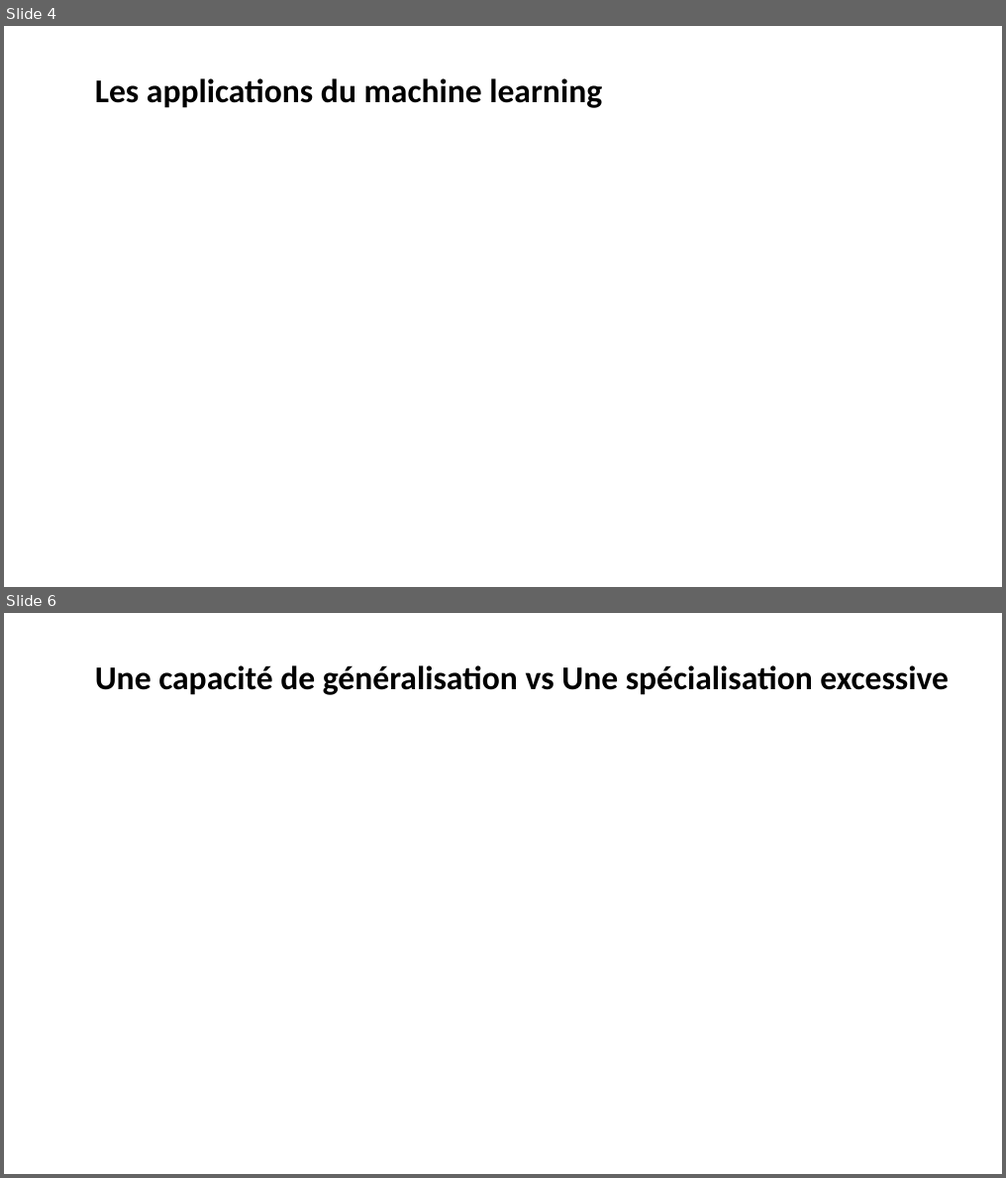
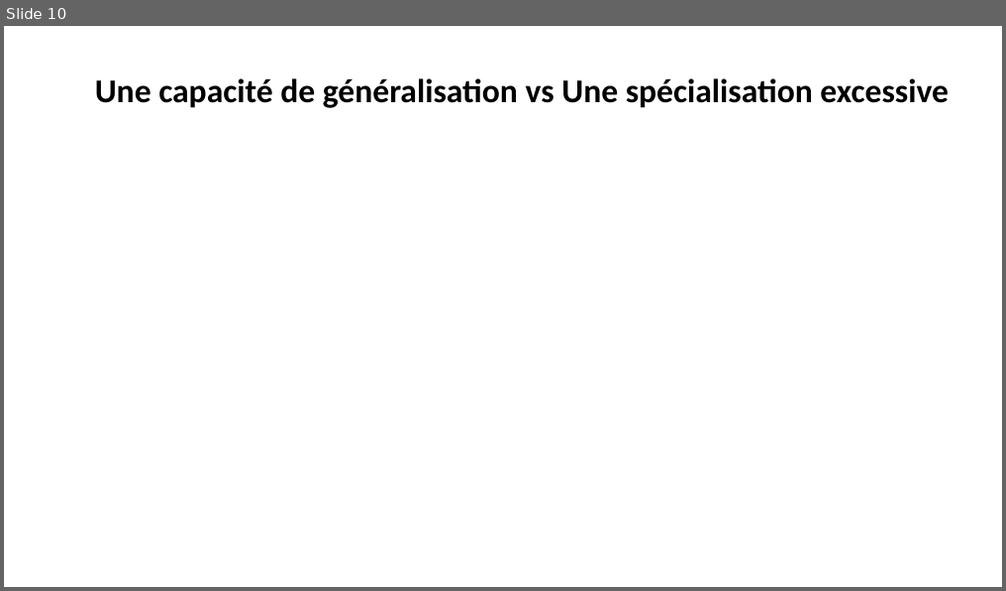
Before and after one commit to laurentprudhon/cours-deeplearning-2020, a slide deck: slides/02_production.pptx. Shown one above the other, each under a label of ours: slides 4 and 6 before the commit, slide 10 after it; the slides between them are not shown. The pictures are 1006x1178 and 1006x591 pixels, drawn with LibreOffice and Linux fonts; fonts in the diff are those of the drawing. Boxes give left, top, right and bottom in pixels: in the first picture for what was removed or moved away, otherwise in the second. Text is boxed around its words. In the diff, an @@ line names an element or a change of style, - is before the commit and + after.

```diff
--- a/slides/02_production.pptx
+++ b/slides/02_production.pptx
@@ slide 4 removed at (x1=4, y1=26, x2=1002, y2=587), background #FFFFFF @@
@@ text removed at (x1=95, y1=78, x2=602, y2=108) @@
-Les applications du machine learning
@@ what was slide 6 is now slide 10 @@
```
Also in this commit, not shown: 2 slides changed, 6 slides added, 14 other slides removed.
